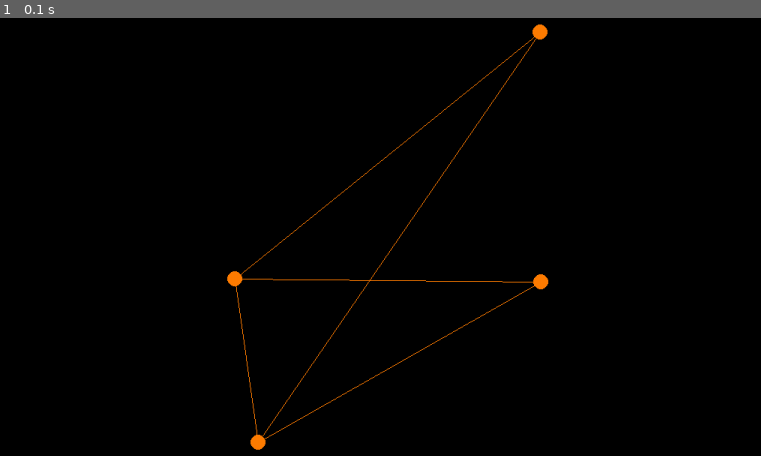
Above: before the commit, frame 1.
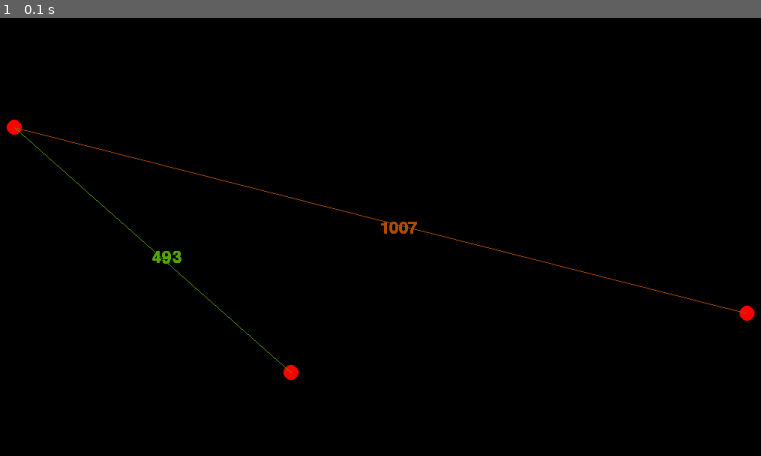
Above: after the commit, the same moment.

Repository: Cryingabriel/python-code
Game: pygame game, started from 4-11-24 graph theory.py
The game is run twice, just before and just after one commit, with the same random seed, the same clock (stepped at 60 frames per second) and the same inputs.
Inputs:
- Up to frame 1 (0.1 s): no input

The runs differ from the first frame. In frame 1, 1.8% of the frame differs, in the area x 0-100%, y 1-99%.

Commit message:
Update 4-11-24 graph theory.py

Diff:
--- a/4-11-24 graph theory.py
+++ b/4-11-24 graph theory.py
@@ -1,55 +1,80 @@
+from audioop import add
 import pygame
 import random
 from pygame.math import Vector2
-
+import math
+SCREEN_SIZE = Vector2(1200,800)
 FRAMERATE = 60
-SCREEN_SIZE = Vector2(1200, 800)
-
 # pygame init:
 pygame.init()
 screen = pygame.display.set_mode(SCREEN_SIZE)
 pygame.display.set_caption("")
+font = pygame.font.SysFont(pygame.font.get_default_font(), 32)
+r = []
+for i in range(5):
+  q = random.randint(0,5)
+  r.append(q)
 
-# definitions:
-def add_vertex(v: int):
-  global graph
-  global vertices_no
-  if v in graph:
-    print("Vertex ", v, " already exists.")
-  else:
-    vertices_no = vertices_no + 1
-    graph[v] = []
+y = 0
+class point():
 
+  # definitions:
+  def vertex(self, v: int, position, graph):
+    global vertices_no
+    if v in graph:
+      print("Vertex ", v, " already exists.")
+    else:
+      vertices_no = vertices_no + 1
+      graph[v] = []
+      for i in graph:
+        position.append(Vector2(random.randrange(1200), random.randrange(800)))
+    for i in range(len(graph)):
+      pygame.draw.circle(screen, (255, 0, 0), position[i], 10)
+
+class line():
 # Add an edge between vertex v1 and v2 with edge weight e
-def add_edge(v1: int, v2: int, e: int):
-  global graph
-  # Check if vertex v1 is a valid vertex
-  if v1 not in graph:
-    print("Vertex ", v1, " does not exist.")
-  # Check if vertex v2 is a valid vertex
-  elif v2 not in graph:
-    print("Vertex ", v2, " does not exist.")
-  else:
-    # Since this code is not restricted to a directed or
-    # an undirected graph, an edge between v1 v2 does not
-    # imply that an edge exists between v2 and v1
-    temp = [v2, e]
-    graph[v1].append(temp)
+  def edges(self, v1: int, v2: int, e, position, graph):
+    # Check if vertex v1 is a valid vertex
+    if v1 not in graph:
+      print("Vertex ", v1, " does not exist.")
+    # Check if vertex v2 is a valid vertex
+    elif v2 not in graph:
+      print("Vertex ", v2, " does not exist.")
+    else:
+      # Since this code is not restricted to a directed or
+      # an undirected graph, an edge between v1 v2 does not
+      # imply that an edge exists between v2 and v1
+      temp = [v2, e]
+      graph[v1].append(temp)
+    for t in graph:
+      for p in graph[t]:
+        start = position[t-1]
+        end = position[p[0]-1]
+        line_length = start.distance_to(end)
+        scaled_length = int(line_length / SCREEN_SIZE.length() * 255)
+        # Color Coding to weight
+        red = scaled_length
+        blue = int(scaled_length / 199)
+        green = 255 -scaled_length
+        #Text of the edge weight
+        text = font.render(str(int(line_length)), True, (red, green, blue))
+        midpoint = (start + end)/2
+
+        #drawing the text & edges to screen
+        screen.blit(text, midpoint)
+        pygame.draw.line(screen, (red, green, blue), start, end)
 # driver code
 graph: dict[int, list[list[int]]] = {}
 # stores the number of vertices in the graph
 vertices_no = 0
-add_vertex(1)
-add_vertex(2)
-add_vertex(3)
-add_vertex(4)
+
+points = point()
+q = []
+edge = line()
+w = []
+
 # Add the edges between the vertices by specifying
 # the from and to vertex along with the edge weights.
-add_edge(1, 2, 1)
-add_edge(1, 3, 1)
-add_edge(2, 3, 3)
-add_edge(3, 4, 4)
-add_edge(4, 1, 5)
 # Reminder: the second element of each list inside the dictionary
 # denotes the edge weight.
 
@@ -59,9 +84,7 @@
   # game setup:
   #clock = pygame.time.Clock()
 
-  positions: list[Vector2] = []
-  for i in graph:
-    positions.append(Vector2(random.randrange(1200), random.randrange(800)))
+  position: list[Vector2] = []
 
   # main loop:
   running = True
@@ -74,14 +97,14 @@
         running = False
 
     # draw:
-    screen.fill("#000000")
-    for i in range(len(graph)):
-      pygame.draw.circle(screen, (255, 125, 0), positions[i], 10)
+    screen.fill((0,0,0))
 
-
-    for t in graph:
-      for g in graph[t]:
-        pygame.draw.line(screen, (255, 125, 0), positions[t-1], positions[g[0]-1])
+    q.append(points.vertex(1, position, graph))
+    q.append(points.vertex(2, position, graph))
+    q.append(points.vertex(3, position, graph))
+    w.append(edge.edges(1, 2, 0, position, graph))
+    w.append(edge.edges(1, 3, 1, position, graph))
+    print(r)
     pygame.display.flip()
 
 if __name__ == "__main__":
